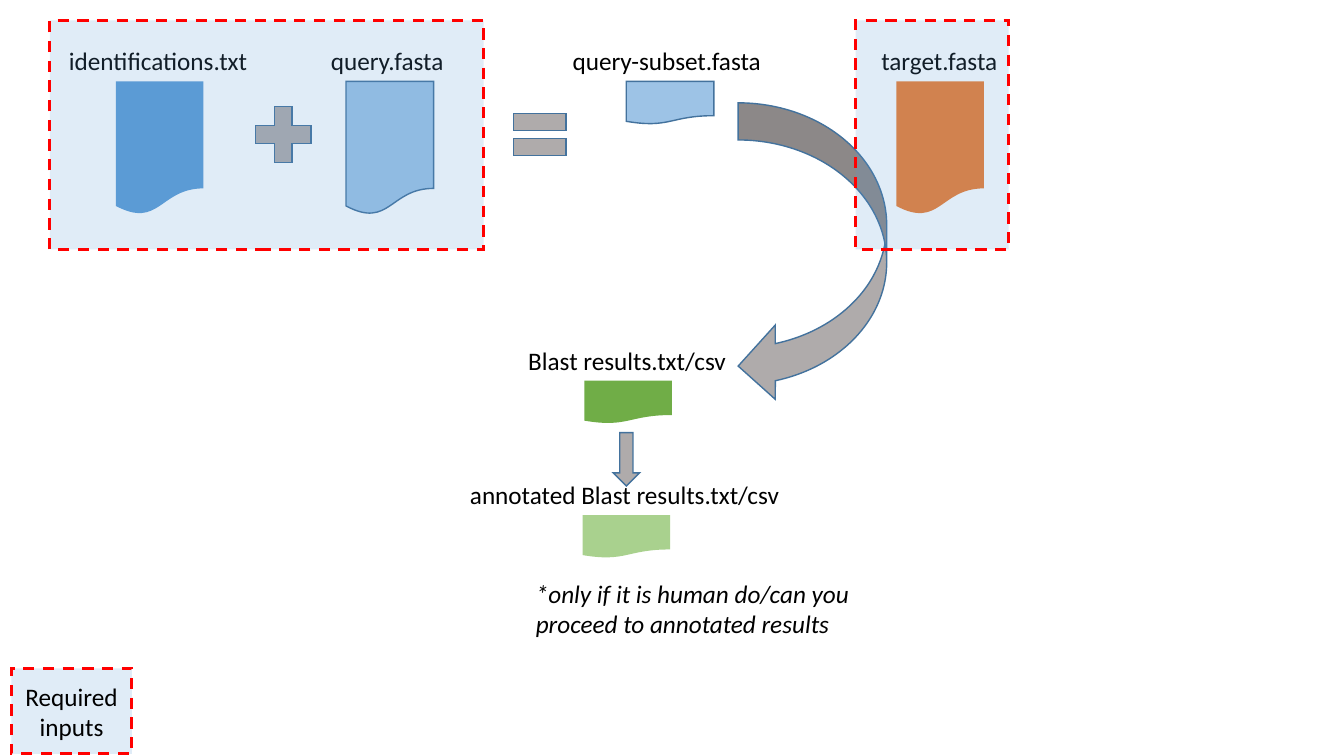
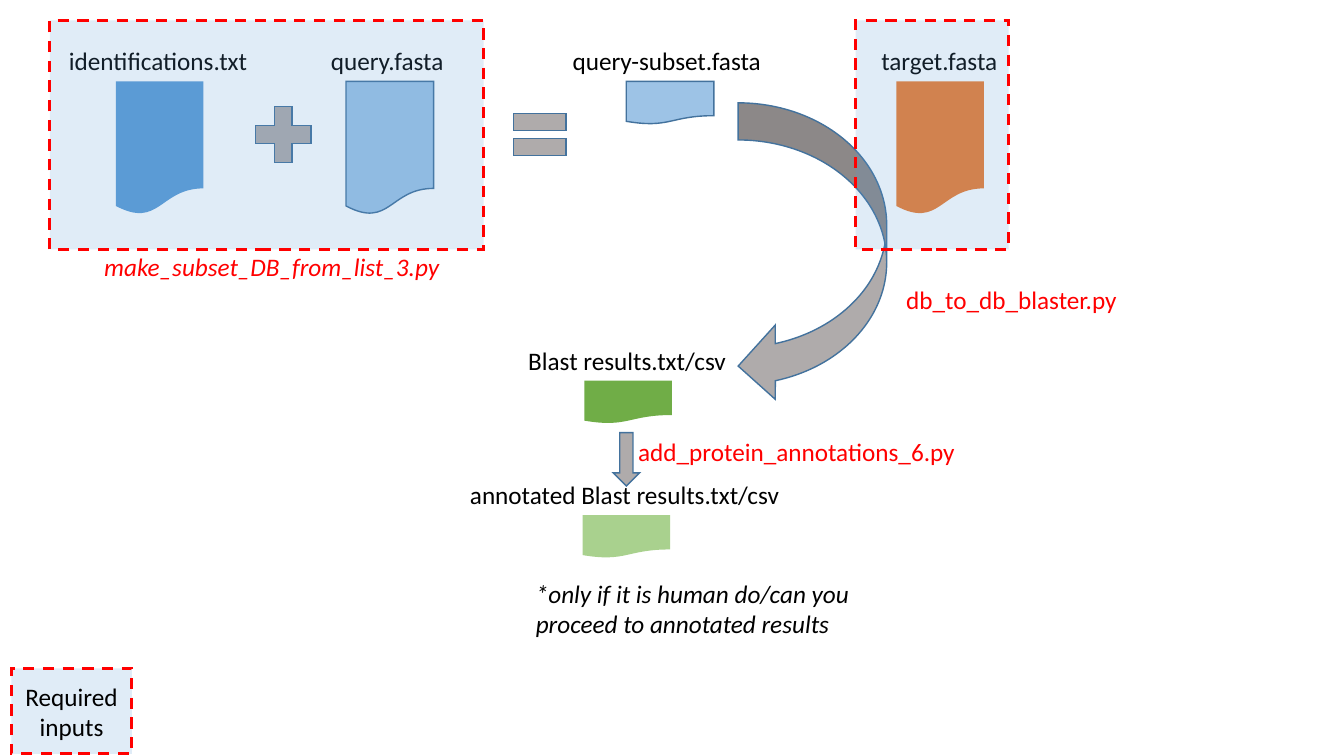
Before and after one commit to Anderson-Lab/compare_web, a slide deck: slide 1 of background_docs/MasterBLASTer flowchart - rough.pptx. Drawn at 1344x756 pixels with LibreOffice and Linux fonts; fonts in the diff are those of the drawing. Boxes give left, top, right and bottom in pixels: in the first picture for what was removed or moved away, otherwise in the second. Text is boxed around its words. In the diff, an @@ line names an element or a change of style, - is before the commit and + after.

```diff
--- a/background_docs/MasterBLASTer flowchart - rough.pptx
+++ b/background_docs/MasterBLASTer flowchart - rough.pptx
@@ text added at (104, 258, 439, 280), 18 pt, text #FF0000, italic @@
+make_subset_DB_from_list_3.py
@@ text added at (906, 291, 1116, 313), 18 pt, text #FF0000 @@
+db_to_db_blaster.py
@@ text added at (638, 443, 954, 465), 18 pt, text #FF0000 @@
+add_protein_annotations_6.py
```
